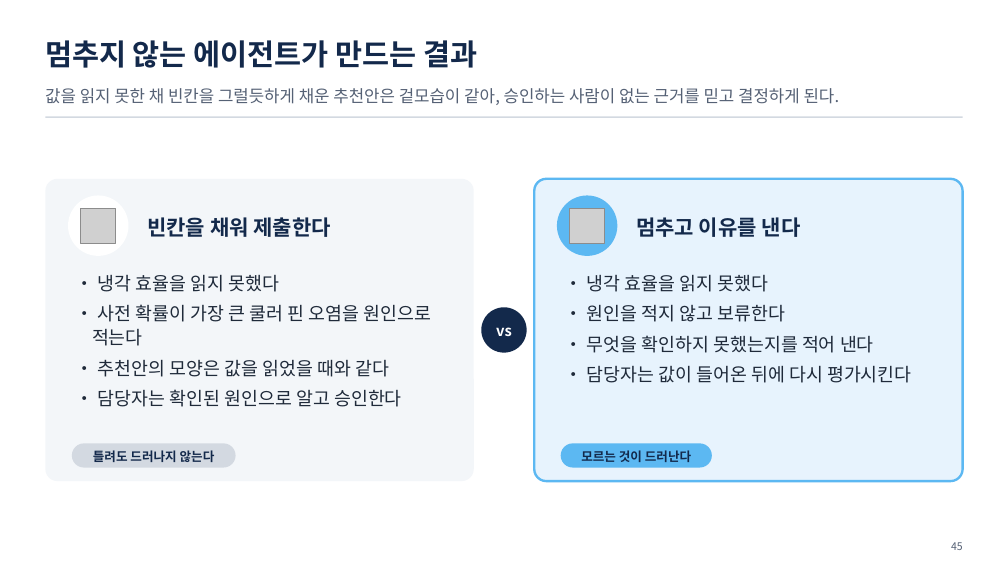
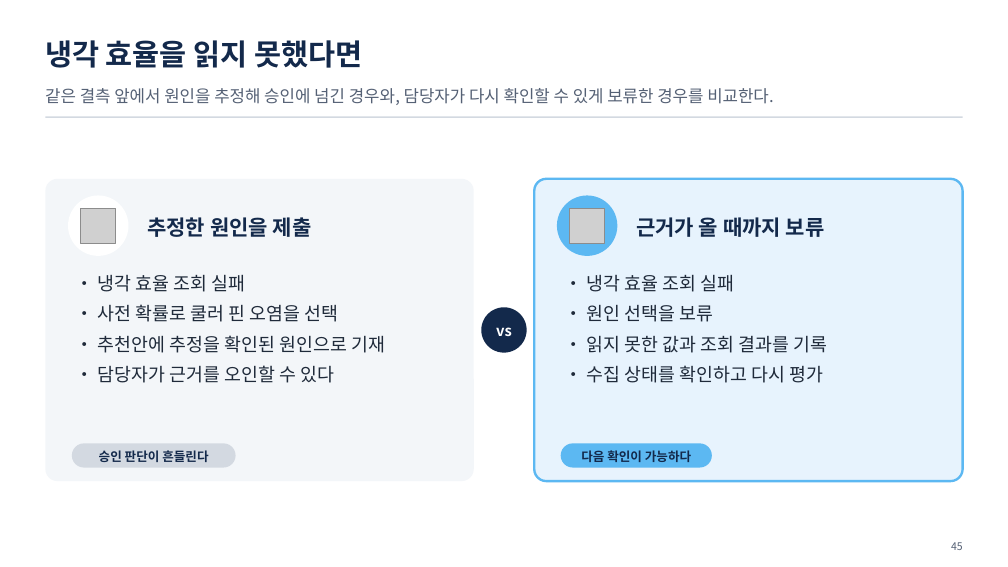
Before and after one commit to uengine-oss/hyd-iot-edu, a slide deck: slide 45 of workspace/강의제작/산출물/통합반/이론/05회차/통합반_05일차.pptx. Drawn at 1008x567 pixels with LibreOffice and Linux fonts; fonts in the diff are those of the drawing; grey boxes stand for pictures. Boxes give left, top, right and bottom in pixels: in the first picture for what was removed or moved away, otherwise in the second. Text is boxed around its words. In the diff, an @@ line names an element or a change of style, - is before the commit and + after.

Commit message:
통합반 5회차 44~52장 보류·호출 오류·재시도·권한 경계의 화면과 낭독을 확정한다

```diff
--- a/workspace/강의제작/산출물/통합반/이론/05회차/통합반_05일차.pptx
+++ b/workspace/강의제작/산출물/통합반/이론/05회차/통합반_05일차.pptx
@@ text at <box>45,40,362,68</box>: text changed @@
-멈추지 않는 에이전트가 만드는 결과
+냉각 효율을 읽지 못했다면
@@ text at <box>45,88,774,105</box>: text changed @@
-값을 읽지 못한 채 빈칸을 그럴듯하게 채운 추천안은 겉모습이 같아, 승인하는 사람이 없는 근거를 믿고 결정하게 된다.
+같은 결측 앞에서 원인을 추정해 승인에 넘긴 경우와, 담당자가 다시 확인할 수 있게 보류한 경우를 비교한다.
@@ text at <box>147,217,312,237</box>: text changed @@
-빈칸을 채워 제출한다
+추정한 원인을 제출
@@ text at <box>636,214,825,240</box>: text changed @@
-멈추고 이유를 낸다
+근거가 올 때까지 보류
@@ text at <box>98,275,385,383</box>: text changed @@
-• 냉각 효율을 읽지 못했다
-• 사전 확률이 가장 큰 쿨러 핀 오염을 원인으로 적는다
-• 추천안의 모양은 값을 읽었을 때와 같다
-• 담당자는 확인된 원인으로 알고 승인한다
+• 냉각 효율 조회 실패
+• 사전 확률로 쿨러 핀 오염을 선택
+• 추천안에 추정을 확인된 원인으로 기재
+• 담당자가 근거를 오인할 수 있다
@@ text at <box>587,275,827,383</box>: text changed @@
-• 냉각 효율을 읽지 못했다
-• 원인을 적지 않고 보류한다
-• 무엇을 확인하지 못했는지를 적어 낸다
-• 담당자는 값이 들어온 뒤에 다시 평가시킨다
+• 냉각 효율 조회 실패
+• 원인 선택을 보류
+• 읽지 못한 값과 조회 결과를 기록
+• 수집 상태를 확인하고 다시 평가
@@ text at <box>99,450,208,462</box>: text changed @@
-틀려도 드러나지 않는다
+승인 판단이 흔들린다
@@ text at <box>581,450,691,462</box>: text changed @@
-모르는 것이 드러난다
+다음 확인이 가능하다
```
Also in this commit, not shown: 8 other slides changed, 28 other files.
